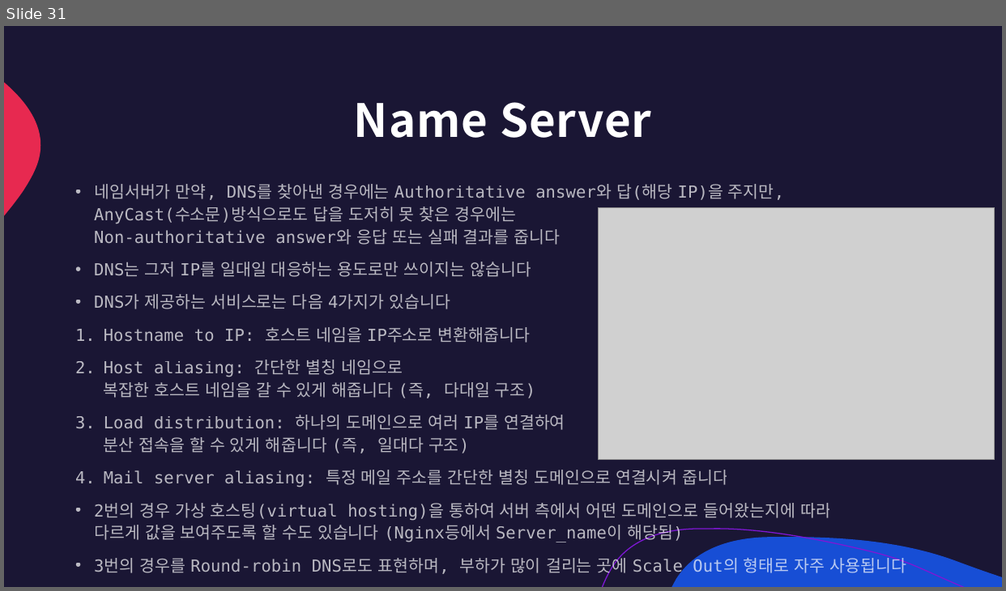
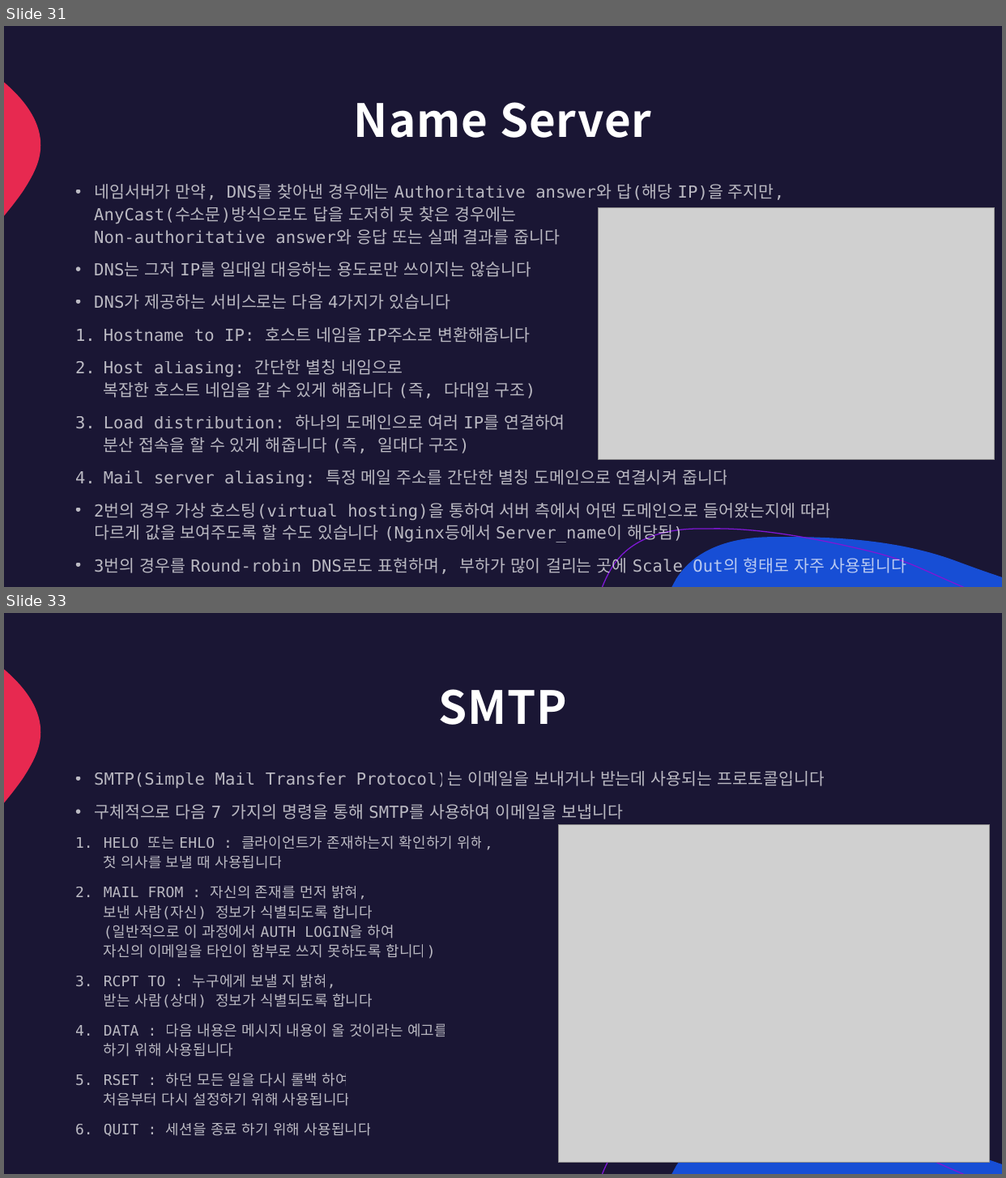
Before and after one commit to lumen4723/2024_network, a slide deck: 1.pptx. Shown one above the other, each under a label of ours: slide 31 before the commit, slides 31 and 33 after it; the slides between them are not shown. The pictures are 1006x591 and 1006x1178 pixels, drawn with LibreOffice and Linux fonts; fonts in the diff are those of the drawing; grey boxes stand for pictures. Boxes give left, top, right and bottom in pixels: in the first picture for what was removed or moved away, otherwise in the second. Text is boxed around its words. In the diff, an @@ line names an element or a change of style, - is before the commit and + after.

```diff
--- a/1.pptx
+++ b/1.pptx
@@ slide 33 added at <box>4,613,1002,1174</box>, background #1A1634; not listed: 3 template elements that a slide beside it also shows @@
@@ title added at <box>438,689,567,725</box>, 44 pt, text #FFFFFF, bold @@
+SMTP
@@ text added at <box>94,771,825,1136</box>, 14 pt, text #FFFFFF at 70% opacity @@
+• SMTP(Simple Mail Transfer Protocol)는 이메일을 보내거나 받는데 사용되는 프로토콜입니다
+• 구체적으로 다음 7 가지의 명령을 통해 SMTP를 사용하여 이메일을 보냅니다
+1. HELO 또는 EHLO : 클라이언트가 존재하는지 확인하기 위해,
+   첫 의사를 보낼 때 사용됩니다
+2. MAIL FROM : 자신의 존재를 먼저 밝혀,
+   보낸 사람(자신) 정보가 식별되도록 합니다
+   (일반적으로 이 과정에서 AUTH LOGIN을 하여
+   자신의 이메일을 타인이 함부로 쓰지 못하도록 합니다)
+3. RCPT TO : 누구에게 보낼 지 밝혀,
+   받는 사람(상대) 정보가 식별되도록 합니다
+4. DATA : 다음 내용은 메시지 내용이 올 것이라는 예고를
+   하기 위해 사용됩니다
+5. RSET : 하던 모든 일을 다시 롤백 하여
+   처음부터 다시 설정하기 위해 사용됩니다
+6. QUIT : 세션을 종료 하기 위해 사용됩니다
@@ picture added at <box>558,825,989,1162</box> @@
```
Also in this commit, not shown: 7 slides changed, 1 other slide added, 2 slides removed.
